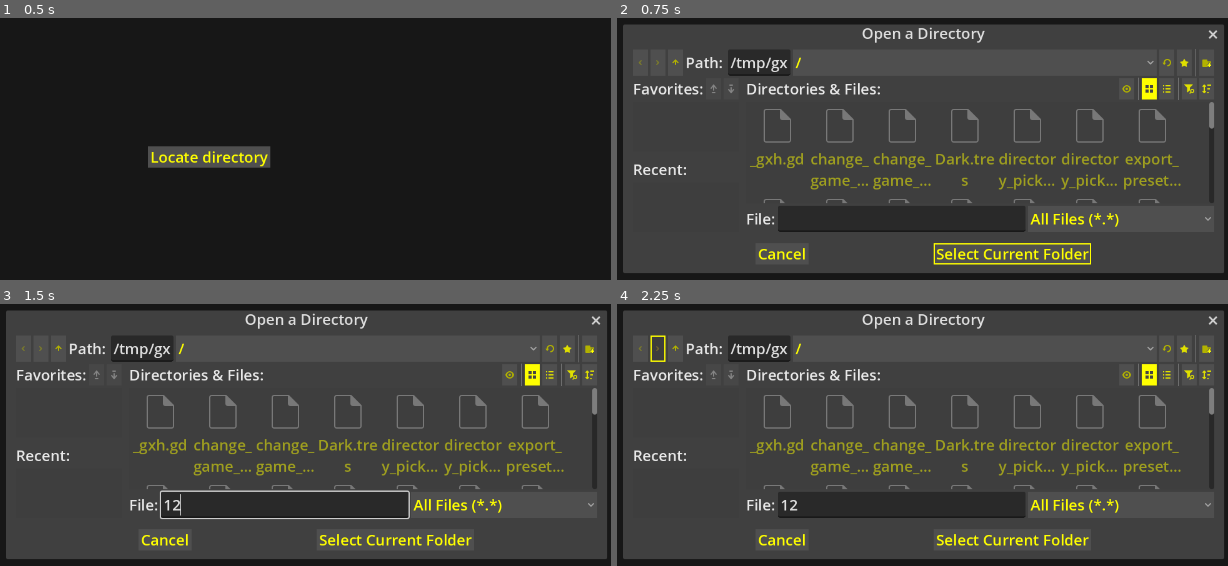
Above: before the commit, frames 1-4 (two rows, left to right).
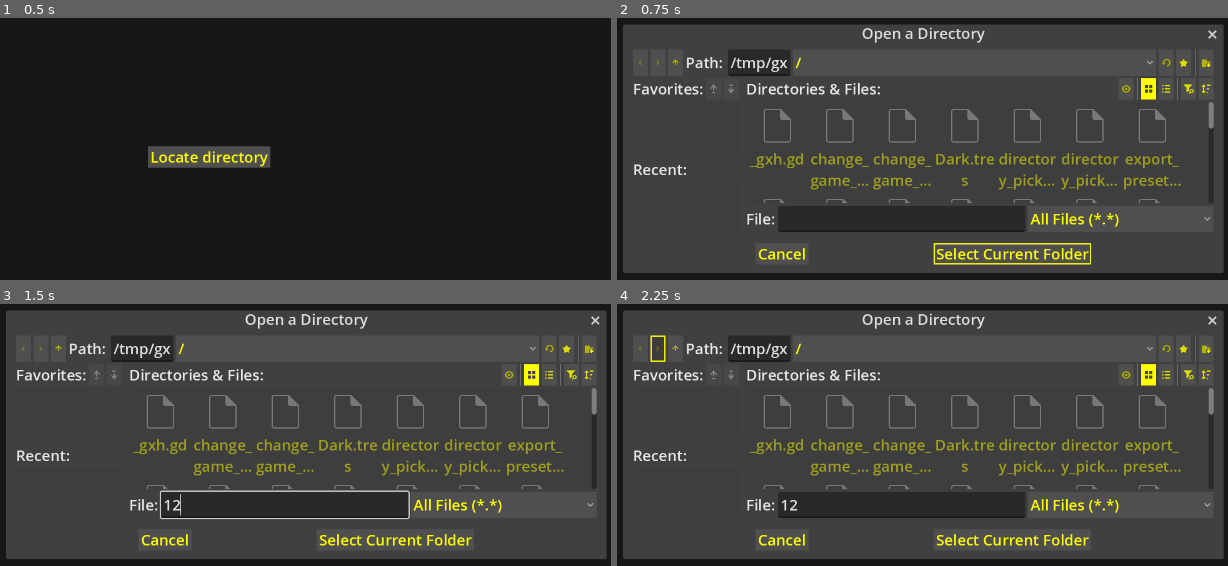
Above: after the commit, the same moments.

Repository: l1chorpe/cyberpunk-log-viewer
Game: Godot game, scene res://MainWindow.tscn
The game is run twice, just before and just after one commit, with the same random seed, the same clock (stepped at 60 frames per second) and the same inputs.
Inputs (mouse positions are in pixels of both pictures, inside the frame that each line leads up to):
- Up to frame 1 (0.5 s): no input
- Up to frame 2 (0.75 s): click "Locate directory" at 0.5 s
- Up to frame 3 (1.5 s): click (287, 505) at 1.27 s; type "12" at 1.35 s
- Up to frame 4 (2.25 s): click (659, 348) at 2 s

Frame 1 is identical in both runs. In frame 2, 0.3% of the frame differs, in the area x 82-99%, y 4-78%; in frame 3, 0.3%; in frame 4, 0.3%.

Commit message:
fix: fixed context menu size and app icon

Diff:
--- a/project.godot
+++ b/project.godot
@@ -11,11 +11,12 @@
 [application]
 
 config/name="Cyberpunk Log Viewer"
-config/version="1.2.0"
+config/version="1.2.1"
 run/main_scene="uid://cfvspu3407n0m"
 config/features=PackedStringArray("4.5", "Forward Plus")
 boot_splash/bg_color=Color(0.09019608, 0.09019608, 0.09019608, 1)
 boot_splash/show_image=false
+config/icon="uid://co31yhk6xwofq"
 
 [display]
 
--- a/right_click_menu.gd
+++ b/right_click_menu.gd
@@ -12,8 +12,8 @@
     $VBoxContainer/OpenWithSelector.file_selected.connect(_file_selected)
     $VBoxContainer/OpenWithSelector.canceled.connect(_open_with_canceled)
 
-    # Fit the background size to the size of the container
-    $Background.custom_minimum_size = size
+    # Adjusts the size of the menu's root according to the buttons' size
+    size = $VBoxContainer.size
 
 func _copy_folder_path_button_pressed() -> void:
     # Copy to clipboard and hide
--- a/right_click_menu.tscn
+++ b/right_click_menu.tscn
@@ -1,52 +1,38 @@
-[gd_scene load_steps=2 format=3 uid="uid://bbcd3icyndmcj"]
+[gd_scene load_steps=3 format=3 uid="uid://bbcd3icyndmcj"]
 
 [ext_resource type="Script" uid="uid://byhxhd0a48ved" path="res://right_click_menu.gd" id="1_dl2vx"]
+[ext_resource type="Theme" uid="uid://70w16e6pag8v" path="res://Dark.tres" id="1_o886b"]
 
 [node name="RightClickMenu" type="Control"]
 layout_mode = 3
 anchors_preset = 0
-offset_right = 173.0
-offset_bottom = 116.0
+theme = ExtResource("1_o886b")
 script = ExtResource("1_dl2vx")
 
 [node name="Background" type="ColorRect" parent="."]
-layout_mode = 0
-offset_left = 86.0
-offset_top = 58.0
-offset_right = 86.0
-offset_bottom = 58.0
+layout_mode = 1
+anchors_preset = 15
+anchor_right = 1.0
+anchor_bottom = 1.0
 grow_horizontal = 2
 grow_vertical = 2
 color = Color(0.37254903, 0.37254903, 0.37254903, 1)
 
 [node name="VBoxContainer" type="VBoxContainer" parent="."]
 layout_mode = 1
-anchors_preset = 8
-anchor_left = 0.5
-anchor_top = 0.5
-anchor_right = 0.5
-anchor_bottom = 0.5
-offset_left = -84.5
-offset_top = -58.0
-offset_right = 84.5
-offset_bottom = 58.0
-grow_horizontal = 2
-grow_vertical = 2
-alignment = 1
+offset_right = 201.0
+offset_bottom = 110.0
 
 [node name="CopyFolderPathButton" type="Button" parent="VBoxContainer"]
 layout_mode = 2
-theme_override_font_sizes/font_size = 20
 text = "Copy folder path"
 
 [node name="CopyFilePathButton" type="Button" parent="VBoxContainer"]
 layout_mode = 2
-theme_override_font_sizes/font_size = 20
 text = "Copy file path"
 
 [node name="OpenWithButton" type="Button" parent="VBoxContainer"]
 layout_mode = 2
-theme_override_font_sizes/font_size = 20
 text = "Open with..."
 
 [node name="OpenWithSelector" type="FileDialog" parent="VBoxContainer"]
Binary file added: Logo.png
Not shown, added: Logo.png.import
Not shown, changed: export_presets.cfg
